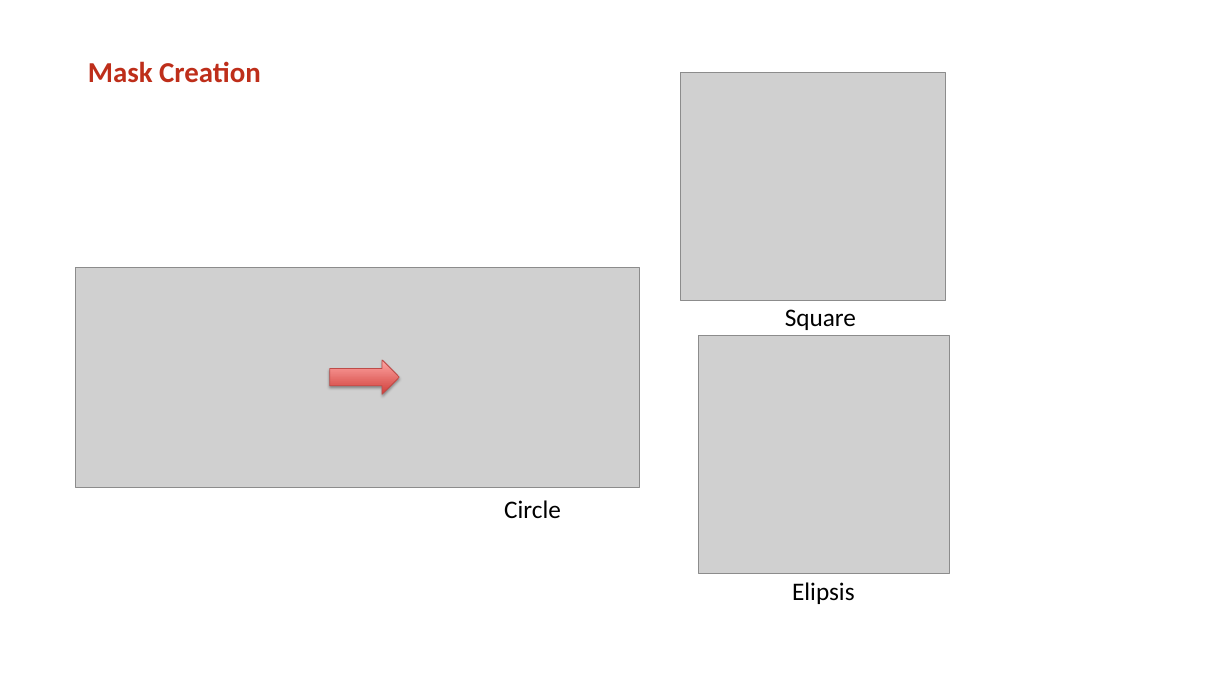
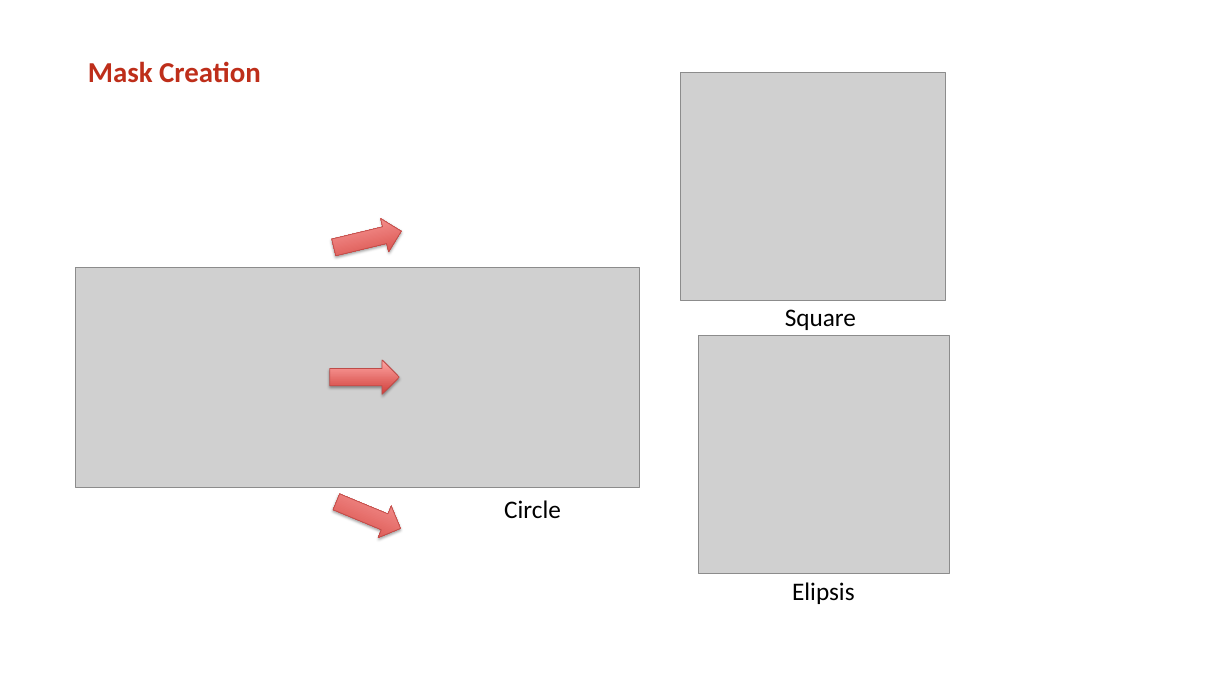
Before and after one commit to jeffluppes/ISMI2018, a slide deck: slide 7 of Project/Presentation/Mid_term_presentation.pptx. Drawn at 1232x693 pixels with LibreOffice and Linux fonts; fonts in the diff are those of the drawing; grey boxes stand for pictures; background and template pictures are left out. Boxes give left, top, right and bottom in pixels: in the first picture for what was removed or moved away, otherwise in the second. Text is boxed around its words. In the diff, an @@ line names an element or a change of style, - is before the commit and + after.

```diff
--- a/Project/Presentation/Mid_term_presentation.pptx
+++ b/Project/Presentation/Mid_term_presentation.pptx
@@ right arrow added at bbox=[330, 214, 406, 264], fill gradient #D1403C to #FFA6A5, outline #BF4C48 0.75 pt @@
@@ right arrow added at bbox=[330, 486, 407, 545], fill gradient #D1403C to #FFA6A5, outline #BF4C48 0.75 pt @@
```
Also in this commit, not shown: 8 other slides changed.
